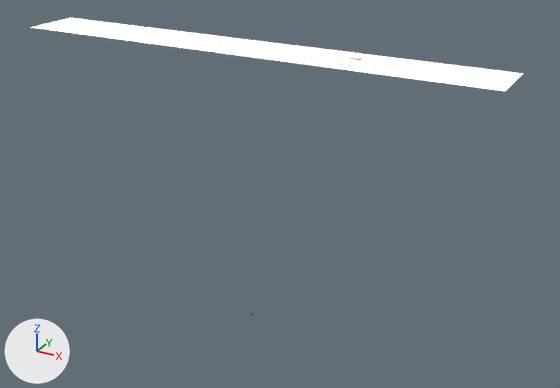
Two versions of the Blender file Blend/decks.blend, one commit apart.
Rendered twice from a camera (50 mm lens) standing at (38.2, -63.0, 47.0) and looking at (2.7, 1.4, 14.8). The lights are fixed; the arrows at lower left show +X, +Y and +Z.

In view in the first picture: '_Boat_Deck'.
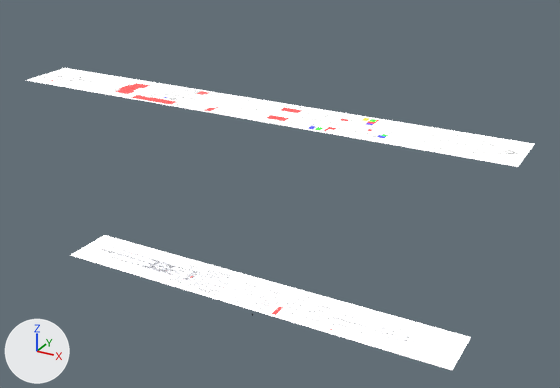
Edits to the bpy script that builds the scene:
```text
Change ob_b_deck:
    remove ob_b_deck.hide_set(True)
Change ob_boat_deck:
    add ob_boat_deck.hide_set(True)
Change ob_tank_top:
    remove ob_tank_top.hide_set(True)
```

Where the change shows, as pixel boxes (x1, y1, x2, y2) in the pictures (560 x 388 px):
'Tank_Top', shown: after (71, 235, 471, 370)
'B_Deck', shown: after (27, 68, 534, 167)
'_Boat_Deck', hidden: before (30, 18, 524, 91)
